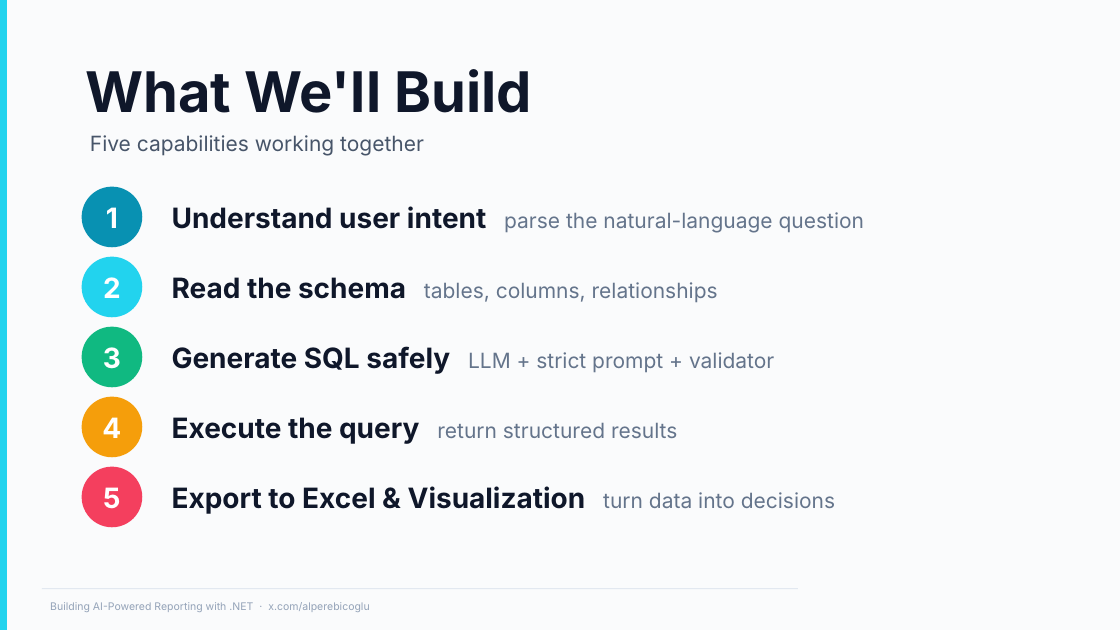
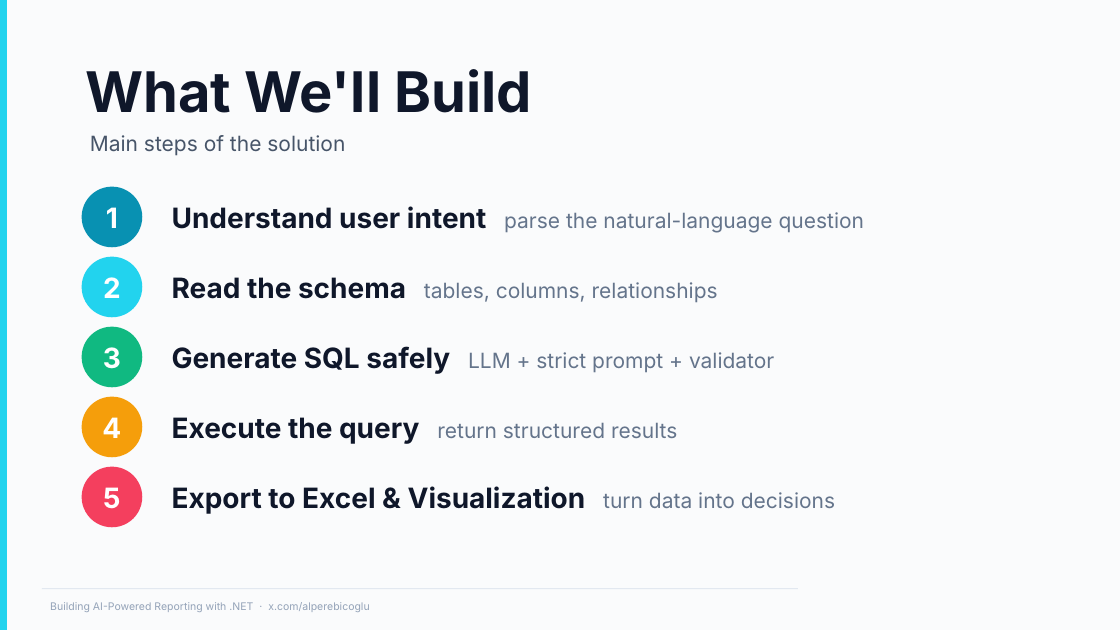
Before and after one commit to ebicoglu/chat-with-your-data-conference, a slide deck: slide 5 of Presentation.pptx. Drawn at 1120x630 pixels with LibreOffice and Linux fonts; fonts in the diff are those of the drawing; background and template pictures are left out. Boxes give left, top, right and bottom in pixels: in the first picture for what was removed or moved away, otherwise in the second. Text is boxed around its words. In the diff, an @@ line names an element or a change of style, - is before the commit and + after.

```diff
--- a/Presentation.pptx
+++ b/Presentation.pptx
@@ text at (90, 135, 345, 156): text changed @@
-Five capabilities working together
+Main steps of the solution
```
Also in this commit, not shown: 4 other slides changed, 1 slide added.
